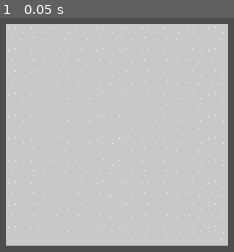
Above: before the commit, frame 1.
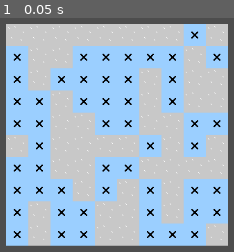
Above: after the commit, the same moment.

Repository: johannagroven/dontratmeout
Game: Godot game, scene res://node_2d.tscn
The game is run twice, just before and just after one commit, with the same random seed, the same clock (stepped at 60 frames per second) and the same inputs.
Inputs:
- Up to frame 1 (0.05 s): no input

The runs differ from the first frame. In frame 1, 47% of the frame differs, in the area x 2-98%, y 2-98%.

Commit message:
Add random maze generation for testing

Diff:
--- a/Maze.gd
+++ b/Maze.gd
@@ -7,6 +7,7 @@
 const tileSize = Vector2i(32,32)
 var tileText = load("res://assets/mazetile.png")
 var wallText = load("res://assets/walls/wall0.png")
+var rng = RandomNumberGenerator.new()
 
 enum Tile {WALL, FLOOR, MOUSE, PLAYER}
 
@@ -17,7 +18,10 @@
 func initBoard():
 	for y in range(0,height):
 		for x in range(0,height):
-			board.append(Tile.FLOOR)
+			if (rng.randi_range(0,1) == 0):
+				board.append(Tile.FLOOR)
+			else:
+				board.append(Tile.WALL)
 
 func getIndex(x, y):
 	return y * width + x
